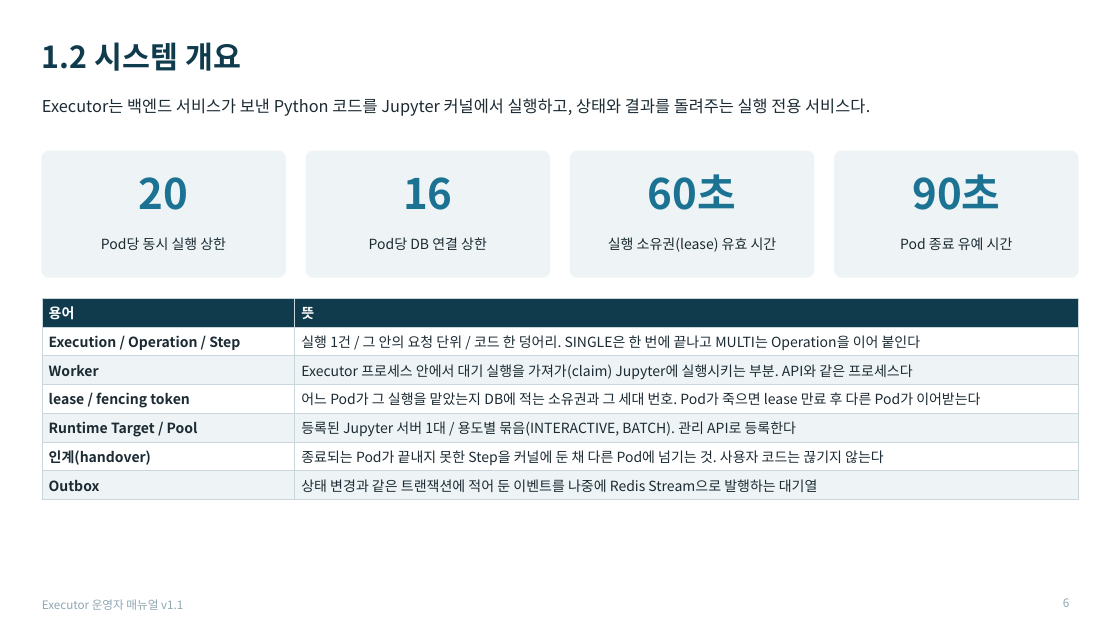
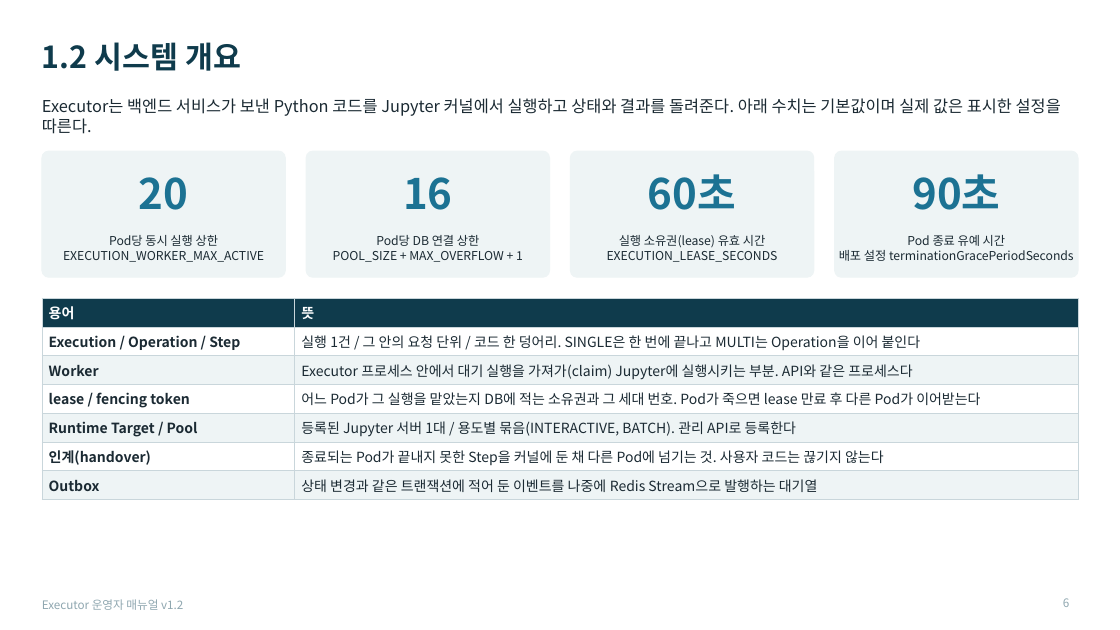
Before and after one commit to KimHwaJin/executor, a slide deck: slide 6 of docs/deliverables/08-운영자-매뉴얼.pptx. Drawn at 1120x630 pixels with LibreOffice and Linux fonts; fonts in the diff are those of the drawing. Boxes give left, top, right and bottom in pixels: in the first picture for what was removed or moved away, otherwise in the second. Text is boxed around its words. In the diff, an @@ line names an element or a change of style, - is before the commit and + after.

```diff
--- a/docs/deliverables/08-운영자-매뉴얼.pptx
+++ b/docs/deliverables/08-운영자-매뉴얼.pptx
@@ text at [42, 98, 1061, 134]: text changed @@
-Executor는 백엔드 서비스가 보낸 Python 코드를 Jupyter 커널에서 실행하고, 상태와 결과를 돌려주는 실행 전용 서비스다.
+Executor는 백엔드 서비스가 보낸 Python 코드를 Jupyter 커널에서 실행하고 상태와 결과를 돌려준다. 아래 수치는 기본값이며 실제 값은 표시한 설정을 따른다.
@@ text at [109, 235, 218, 246]: size 12 to 10.5 pt in "Pod당 동시 실행 상한" @@
@@ text at [376, 235, 479, 246]: size 12 to 10.5 pt in "Pod당 DB 연결 상한" @@
@@ text at [619, 235, 765, 248]: size 12 to 10.5 pt in "실행 소유권(lease) 유효 시간" @@
@@ text at [907, 235, 1005, 246]: size 12 to 10.5 pt in "Pod 종료 유예 시간" @@
@@ text at [63, 251, 264, 262]: paragraph added @@
+EXECUTION_WORKER_MAX_ACTIVE
@@ text at [333, 251, 523, 262]: paragraph added @@
+POOL_SIZE + MAX_OVERFLOW + 1
@@ text at [607, 247, 778, 262]: paragraph added @@
+EXECUTION_LEASE_SECONDS
@@ text at [839, 250, 1074, 261]: paragraph added @@
+배포 설정 terminationGracePeriodSeconds
@@ text at [42, 599, 183, 610]: text changed @@
-Executor 운영자 매뉴얼 v1.1
+Executor 운영자 매뉴얼 v1.2
```
Also in this commit, not shown: 44 other slides changed, 2 slides added, 6 other files.
